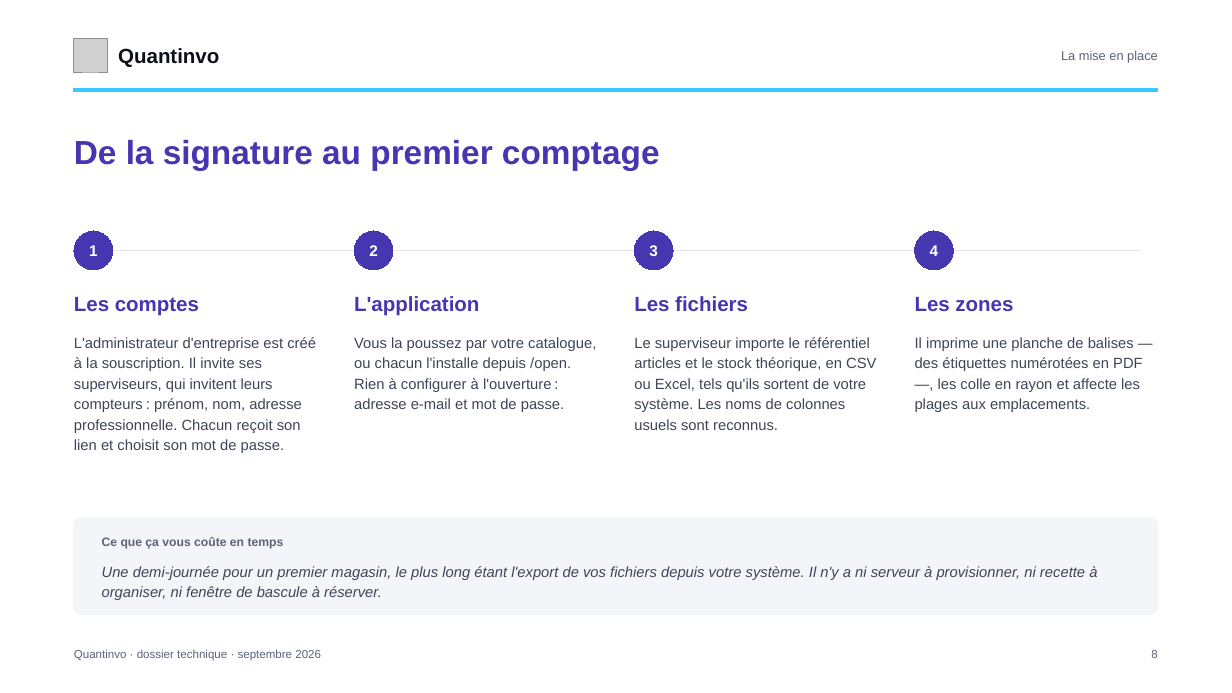
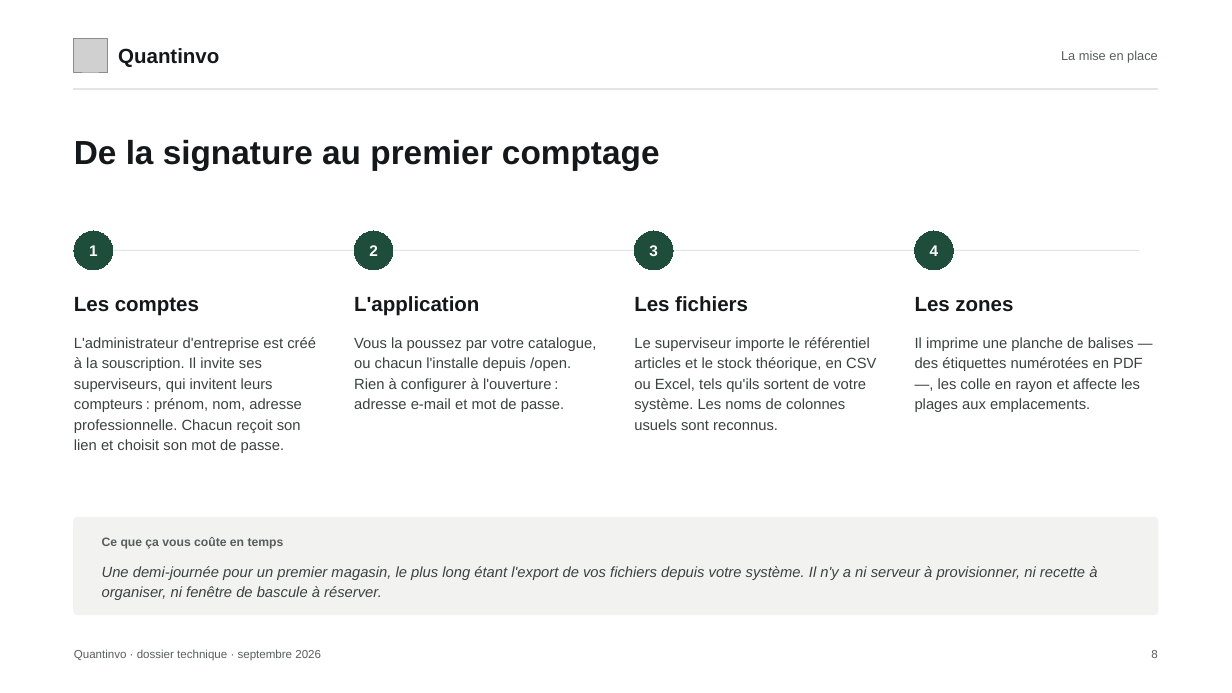
Before and after one commit to devkaylab/Inventaire, a slide deck: slide 8 of docs/entreprise/deck/Quantinvo-dossier-DSI.pptx. Drawn at 1232x693 pixels with LibreOffice and Linux fonts; fonts in the diff are those of the drawing; grey boxes stand for pictures. Boxes give left, top, right and bottom in pixels: in the first picture for what was removed or moved away, otherwise in the second. Text is boxed around its words. In the diff, an @@ line names an element or a change of style, - is before the commit and + after.

```diff
--- a/docs/entreprise/deck/Quantinvo-dossier-DSI.pptx
+++ b/docs/entreprise/deck/Quantinvo-dossier-DSI.pptx
@@ rectangle at (x1=74, y1=89, x2=1158, y2=90): fill #38C9FF to #E2E5E1; outline #38C9FF 1 pt to #E2E5E1 1 pt @@
@@ fill #4636B0 to #1E4D3B; outline #4636B0 0.75 pt to #1E4D3B 0.75 pt in 4 elements at (x1=74, y1=231, x2=113, y2=270), (x1=354, y1=231, x2=393, y2=270), (x1=635, y1=231, x2=674, y2=270), (x1=915, y1=231, x2=954, y2=270) @@
@@ line (92, 250) - (1140, 250): stroke #E3E6EE 0.75 pt to #E2E5E1 0.75 pt @@
@@ text colour #4636B0 to #14181A in 5 elements at (x1=74, y1=139, x2=660, y2=170), (x1=74, y1=297, x2=199, y2=316), (x1=354, y1=296, x2=479, y2=316), (x1=634, y1=296, x2=748, y2=312), (x1=915, y1=297, x2=1013, y2=312) @@
@@ rounded rectangle at (x1=74, y1=518, x2=1158, y2=615): fill #F4F5F9 to #F2F3F1; outline #F4F5F9 1 pt to #F2F3F1 1 pt; proportions changed @@
@@ text colour #3D4556 to #3A423F in 5 elements at (x1=74, y1=337, x2=316, y2=453), (x1=354, y1=337, x2=596, y2=412), (x1=634, y1=337, x2=876, y2=430), (x1=915, y1=337, x2=1143, y2=412), (x1=102, y1=566, x2=1097, y2=600) @@
@@ text colour #5B6475 to #575F5C in 4 elements at (x1=1061, y1=50, x2=1158, y2=63), (x1=102, y1=537, x2=284, y2=549), (x1=74, y1=649, x2=321, y2=661), (x1=1151, y1=650, x2=1157, y2=658) @@
```
Also in this commit, not shown: 16 other slides changed, 19 other files.
